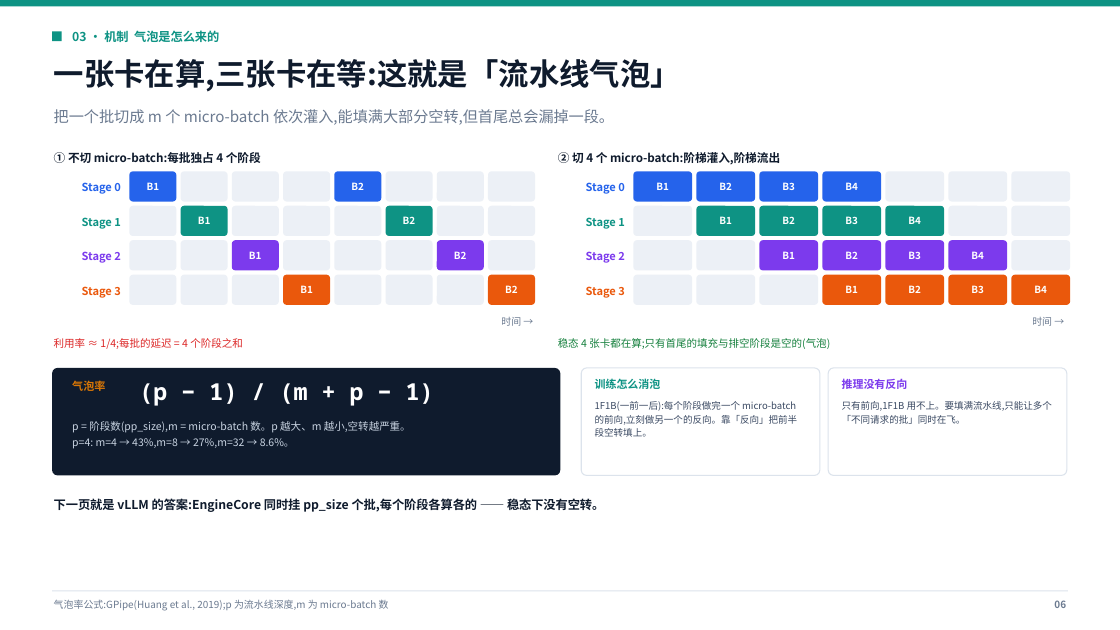
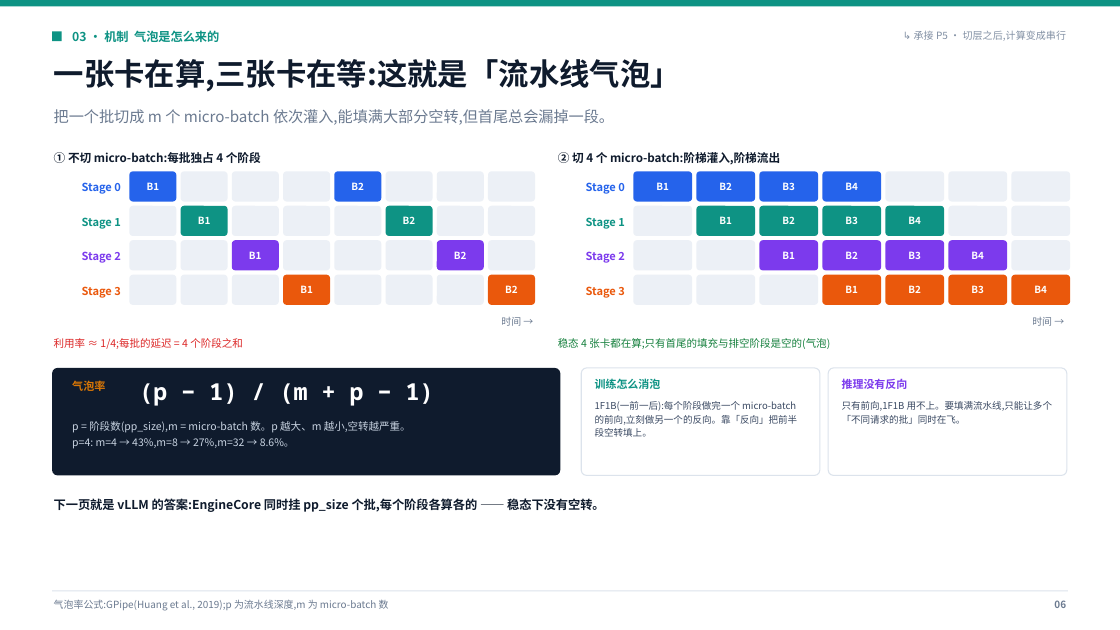
Before and after one commit to fei-cn-xie/assets, a slide deck: slide 6 of vllm-novidia/vllm-PP流水线并行-原理与部署.pptx. Drawn at 1120x630 pixels with LibreOffice and Linux fonts; fonts in the diff are those of the drawing. Boxes give left, top, right and bottom in pixels: in the first picture for what was removed or moved away, otherwise in the second. Text is boxed around its words. In the diff, an @@ line names an element or a change of style, - is before the commit and + after.

```diff
--- a/vllm-novidia/vllm-PP流水线并行-原理与部署.pptx
+++ b/vllm-novidia/vllm-PP流水线并行-原理与部署.pptx
@@ text added at <box>914,30,1066,41</box>, 8.6 pt, text #8290A4 @@
+↳ 承接 P5 · 切层之后,计算变成串行
```
Also in this commit, not shown: 16 other slides changed, 2 other files.
